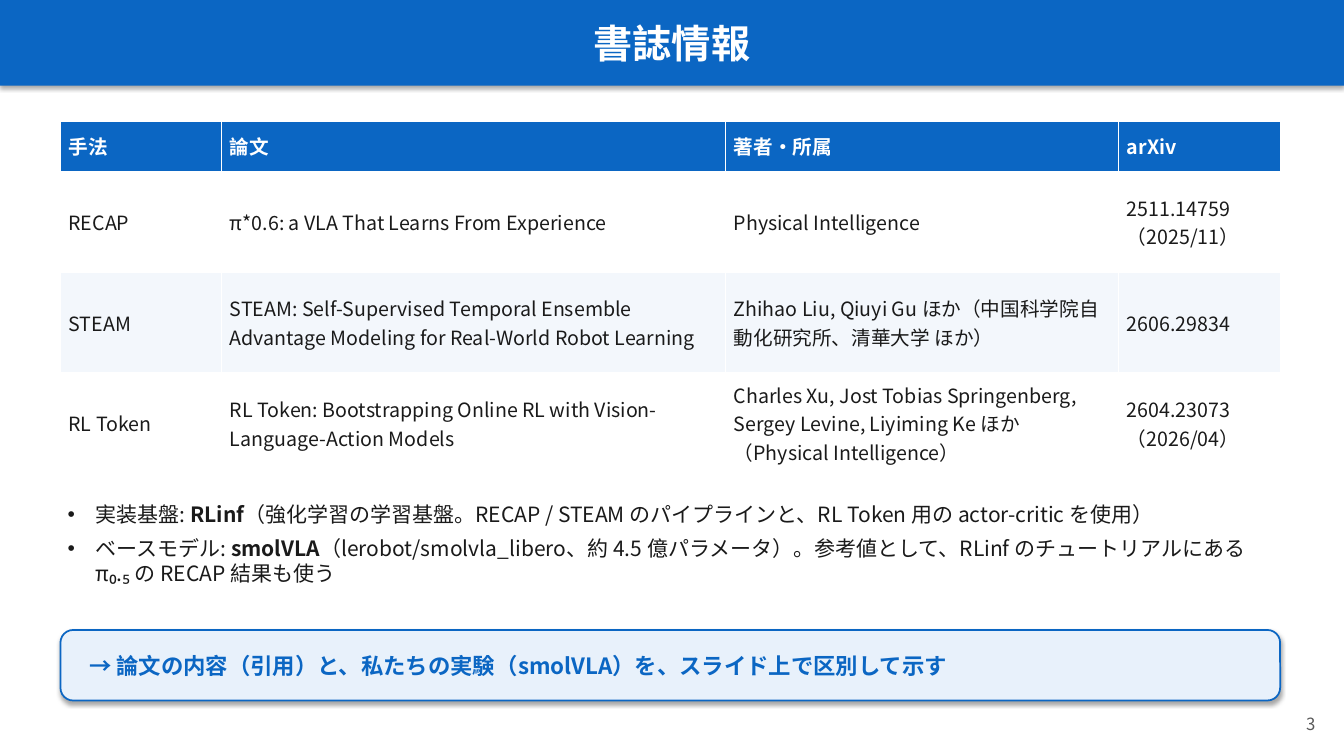
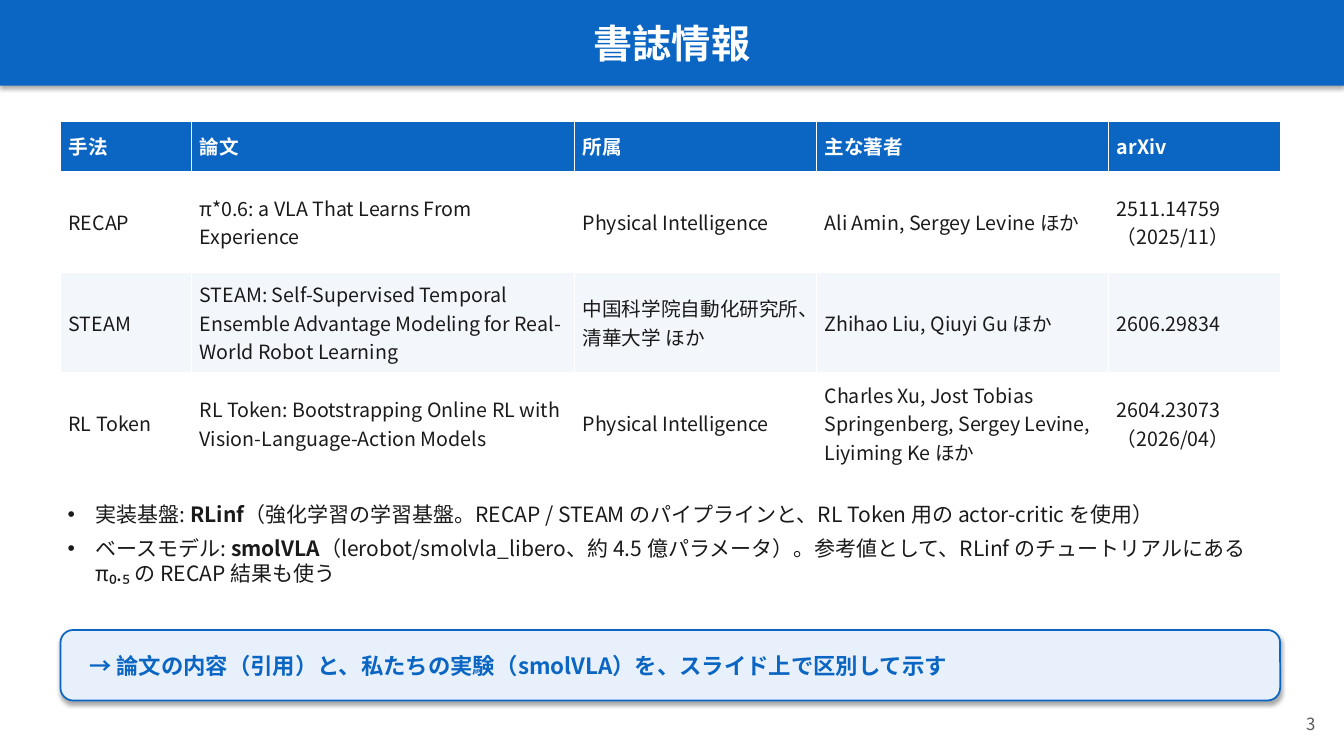
Before and after one commit to Junhand/libero_RL, a slide deck: slide 3 of docs/RECAP_STEAM_RLToken.pptx. Drawn at 1344x756 pixels with LibreOffice and Linux fonts; fonts in the diff are those of the drawing. Boxes give left, top, right and bottom in pixels: in the first picture for what was removed or moved away, otherwise in the second. Text is boxed around its words. In the diff, an @@ line names an element or a change of style, - is before the commit and + after.

```diff
--- a/docs/RECAP_STEAM_RLToken.pptx
+++ b/docs/RECAP_STEAM_RLToken.pptx
@@ table at box(60, 121, 1280, 474) @@
-column 3: 著者・所属 | Physical Intelligence | Zhihao Liu, Qiuyi Gu ほか（中国科学院自動化研究所、清華大学 ほか） | Charles Xu, Jost Tobias Springenberg, Sergey Levine, Liyiming Ke ほか（Physical Intelligence）
+column 3: 所属 | Physical Intelligence | 中国科学院自動化研究所、清華大学 ほか | Physical Intelligence
+column 4: 主な著者 | Ali Amin, Sergey Levine ほか | Zhihao Liu, Qiuyi Gu ほか | Charles Xu, Jost Tobias Springenberg, Sergey Levine, Liyiming Ke ほか
```
Also in this commit, not shown: 1 other file.
